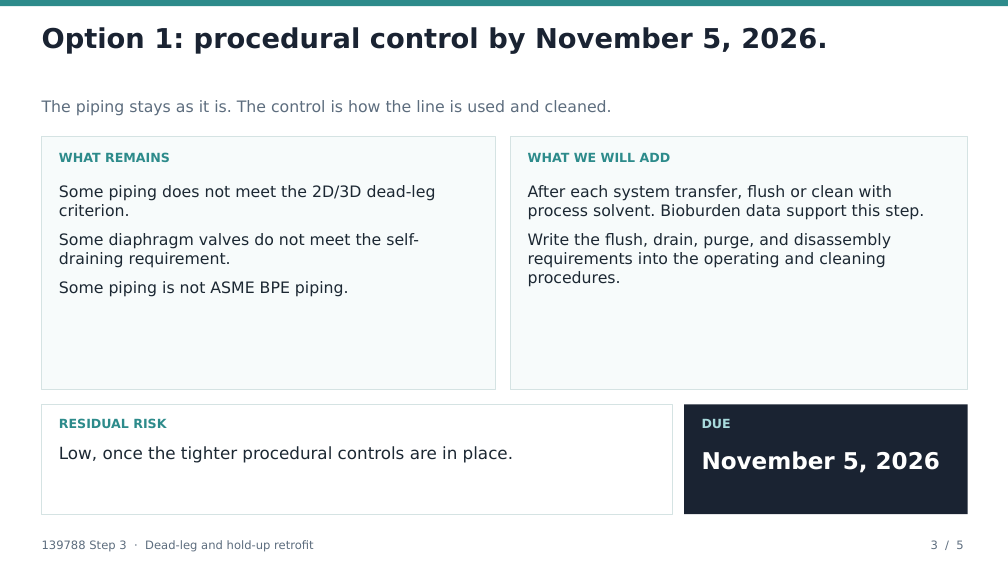
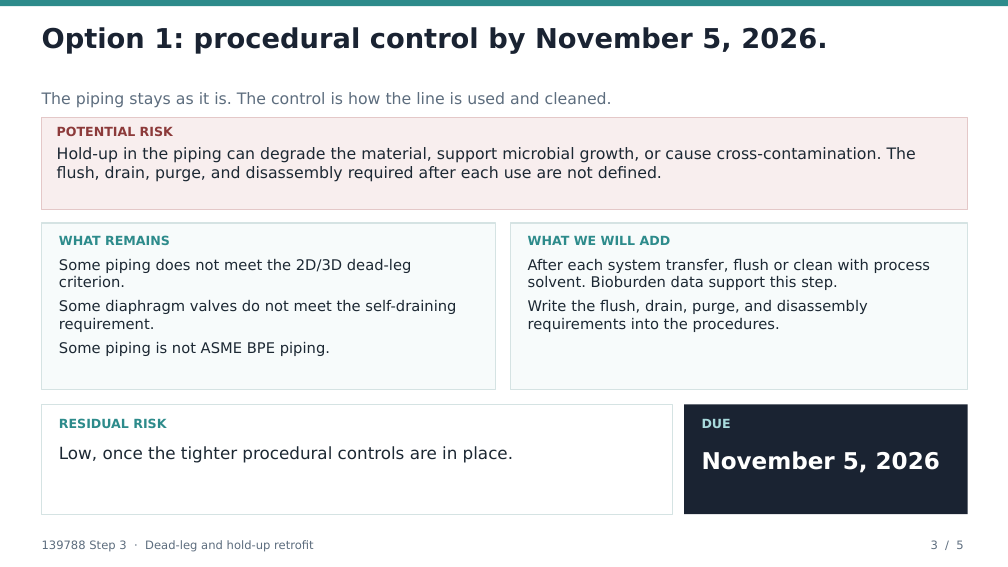
Before and after one commit to peterli0913/BLA, a slide deck: slide 3 of 139788 Step 3 Dead-leg and Hold-up Retrofit_EN.pptx. Drawn at 1008x567 pixels with LibreOffice and Linux fonts; fonts in the diff are those of the drawing. Boxes give left, top, right and bottom in pixels: in the first picture for what was removed or moved away, otherwise in the second. Text is boxed around its words. In the diff, an @@ line names an element or a change of style, - is before the commit and + after.

```diff
--- a/139788 Step 3 Dead-leg and Hold-up Retrofit_EN.pptx
+++ b/139788 Step 3 Dead-leg and Hold-up Retrofit_EN.pptx
@@ text "The piping stays as it ...": place and size @@
-text "The piping stays as it ..." at (42, 100, 612, 116)
+text "The piping stays as it ..." at (42, 92, 612, 108)
@@ rectangle added at (42, 117, 968, 209), fill #F8EEEE, outline #E4C8C8 1 pt @@
@@ text added at (57, 126, 173, 136), 12 pt, text #8C3A3A, bold @@
+POTENTIAL RISK
@@ text added at (57, 147, 916, 182), 15 pt, text #1C2833 @@
+Hold-up in the piping can degrade the material, support microbial growth, or cause cross-contamination. The flush, drain, purge, and disassembly required after each use are not defined.
@@ rectangle: place and size @@
-rectangle at (42, 136, 495, 389)
+rectangle at (42, 223, 495, 389)
@@ text "WHAT REMAINS": place and size @@
-text "WHAT REMAINS" at (59, 152, 170, 162)
+text "WHAT REMAINS" at (59, 235, 170, 245)
@@ rectangle: place and size @@
-rectangle at (510, 136, 968, 389)
+rectangle at (510, 223, 968, 389)
@@ text "WHAT WE WILL ADD": place and size @@
-text "WHAT WE WILL ADD" at (528, 153, 671, 162)
+text "WHAT WE WILL ADD" at (528, 236, 671, 245)
@@ text "Some piping does not meet ...": place and size @@
-text "Some piping does not meet ..." at (59, 185, 436, 297)
+text "Some piping does not meet ..." at (59, 259, 456, 356)
@@ text "Some piping does not meet ..." at (59, 259, 456, 356): size 15 to 14 pt; less space between paragraphs @@
@@ text at (528, 259, 931, 290): size 15 to 14 pt in "After each system transfer, flush or clean ..." @@
@@ text "After each system transfer, flush ...": place and size @@
-text "After each system transfer, flush ..." at (528, 185, 924, 287)
+text "After each system transfer, flush ..." at (528, 259, 931, 332)
@@ text at (528, 300, 868, 332): text changed; size 15 to 14 pt @@
-Write the flush, drain, purge, and disassembly requirements into the operating and cleaning procedures.
+Write the flush, drain, purge, and disassembly requirements into the procedures.
```
Also in this commit, not shown: 4 other files.
